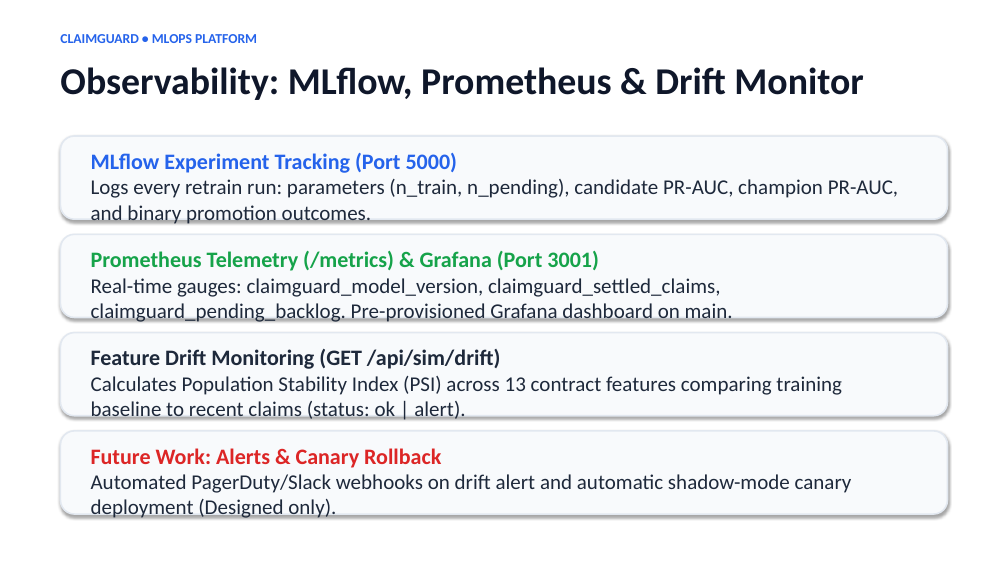
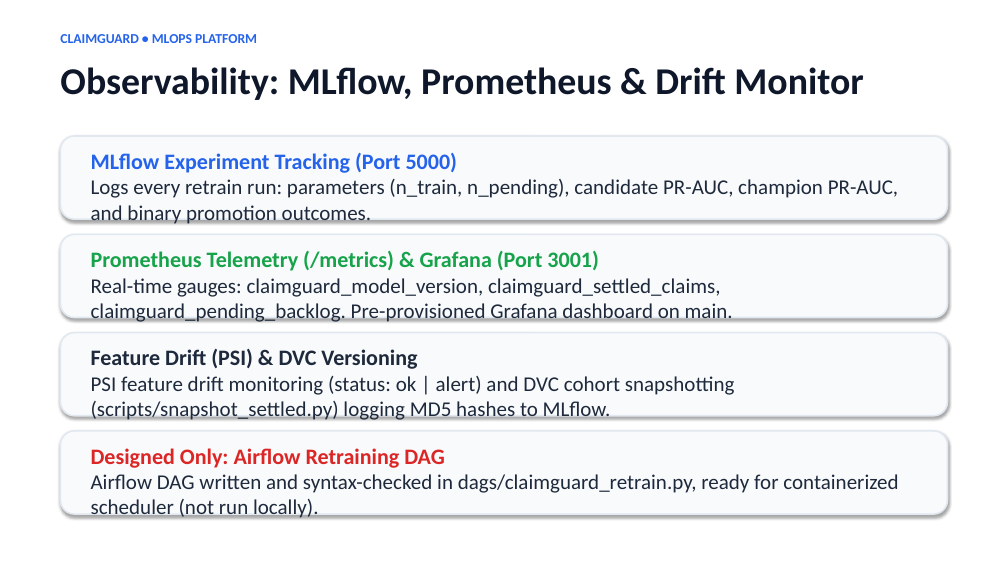
Before and after one commit to Gauravi06/ClaimGuard, a slide deck: slide 8 of ClaimGuard.pptx. Drawn at 1008x567 pixels with LibreOffice and Linux fonts; fonts in the diff are those of the drawing. Boxes give left, top, right and bottom in pixels: in the first picture for what was removed or moved away, otherwise in the second. Text is boxed around its words. In the diff, an @@ line names an element or a change of style, - is before the commit and + after.

```diff
--- a/ClaimGuard.pptx
+++ b/ClaimGuard.pptx
@@ text at box(91, 349, 735, 420): text changed @@
-Feature Drift Monitoring (GET /api/sim/drift)
-Calculates Population Stability Index (PSI) across 13 contract features comparing training baseline to recent claims (status: ok | alert).
+Feature Drift (PSI) & DVC Versioning
+PSI feature drift monitoring (status: ok | alert) and DVC cohort snapshotting (scripts/snapshot_settled.py) logging MD5 hashes to MLflow.
@@ text at box(91, 448, 898, 519): text changed @@
-Future Work: Alerts & Canary Rollback
-Automated PagerDuty/Slack webhooks on drift alert and automatic shadow-mode canary deployment (Designed only).
+Designed Only: Airflow Retraining DAG
+Airflow DAG written and syntax-checked in dags/claimguard_retrain.py, ready for containerized scheduler (not run locally).
```
Also in this commit, not shown: 2 other slides changed, 1 other file.
